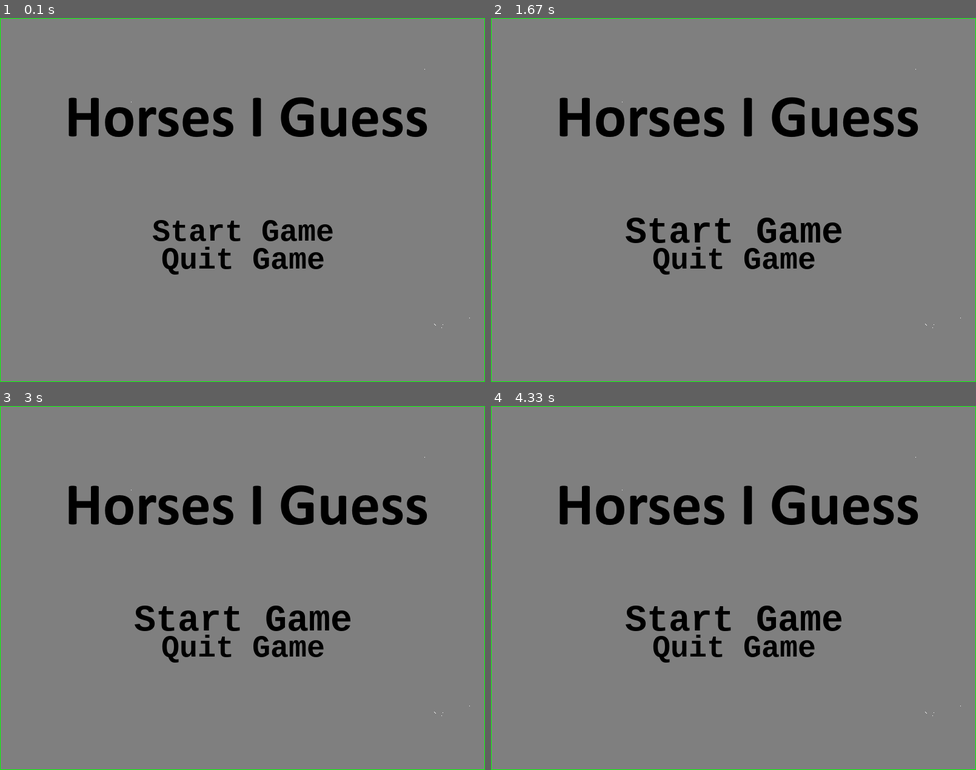
Above: before the commit, frames 1-4 (two rows, left to right).
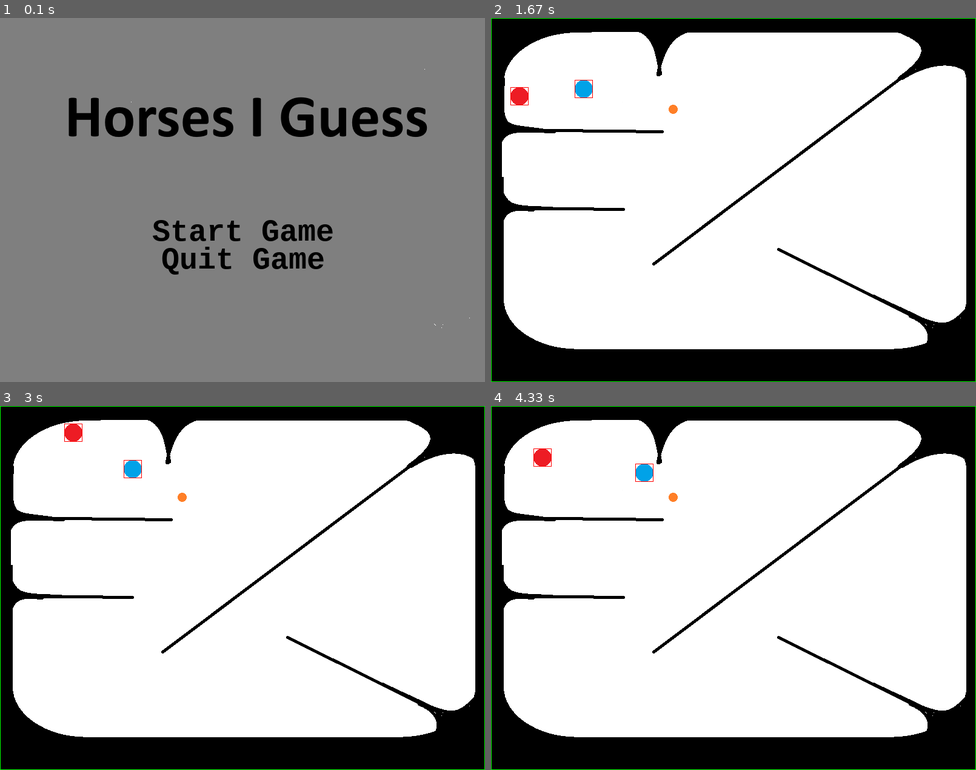
Above: after the commit, the same moments.

Repository: amabella-aguiluz/bellas-projects
Game: pygame game, started from python/pygame/hrt.py
The game is run twice, just before and just after one commit, with the same random seed, the same clock (stepped at 60 frames per second) and the same inputs.
Inputs (mouse positions are in pixels of both pictures, inside the frame that each line leads up to):
- Up to frame 1 (0.1 s): no input
- Up to frame 2 (1.67 s): click (733, 229) at 0.38 s
- Up to frame 3 (3 s): no input
- Up to frame 4 (4.33 s): no input

The runs differ from the first frame. In frame 1, 0.6% of the frame differs, in the area x 0-100%, y 0-100%; in frame 2, 99%; in frame 3, 99%; in frame 4, 99%.

Commit message:
working menu screen (start new game and quit game)

Diff:
--- a/python/pygame/hrt.py
+++ b/python/pygame/hrt.py
@@ -149,6 +149,19 @@
             if not self.check_other_collision(other):
                 break
 
+def goal_reach(horse, goal):
+    # Calculate offset between horse and goal
+    offset = (int(horse.rect.left - goal.rect.left), int(horse.rect.top - goal.rect.top))
+
+    # Check if horse's mask overlaps with goal's mask
+    collision = horse.h_mask.overlap(goal.g_mask, offset)
+
+    if collision:
+        print(f"{horse.name} reached the goal!")
+        return True
+
+    return False
+
 
 # -- create horses
 horses = [
@@ -218,34 +231,75 @@
 goal1 = Goal(300, 150, "assets/goal.png")
 
 
+
+
 # -- title screen
 def title(mouse_up):
     screen.blit(title_img, (0, 0))
 
-    startg.update(pygame.mouse.get_pos(), mouse_up)
+    ui_action = startg.update(pygame.mouse.get_pos(), mouse_up)
     startg.draw(screen)
 
-    quitg.update(pygame.mouse.get_pos(), mouse_up)
+    if ui_action is None:
+        ui_action = quitg.update(pygame.mouse.get_pos(), mouse_up)
     quitg.draw(screen)
 
     pygame.display.flip()
 
+    return ui_action
+
+
+def game():
+    while running:
+        for horse in horses:
+            horse.move(maze_rect, maze_mask)
+            goal_reach(horse, goal1)
+
+
+
+        screen.blit(maze_image, (0, 0))  # <-- draw maze map
+        for horse in horses:
+            horse.draw(screen)
+            pygame.draw.rect(screen, (255, 0, 0), horse.rect, 1)  # red box around horse
+            goal1.draw(screen) # <- draw goal
+
+
+        pygame.draw.rect(screen, (0, 255, 0), maze_rect, 1)  # green box around maze
+        pygame.display.flip()
+        clock.tick(60)
+
+def menu_loop():
+    while True:
+        mouse_up = False
+
+        for event in pygame.event.get():
+            if event.type == pygame.QUIT:
+                return GameState.QUIT
+            if event.type == pygame.MOUSEBUTTONUP and event.button == 1:
+                mouse_up = True
+
+        ui_action = title(mouse_up)
+
+            # If Start Game clicked
+        if ui_action == GameState.NEWGAME:
+            return GameState.NEWGAME
+
+            # If Quit clicked
+        if ui_action == GameState.QUIT:
+            return GameState.QUIT
 
 # -- main loop
 while running:
+    state = menu_loop()
+    if state == GameState.NEWGAME:
+        game()
+    elif state == GameState.QUIT:
+        running = False
     clock.tick(60)
     mouse_up = False
-
     for event in pygame.event.get():
         if event.type == pygame.MOUSEBUTTONUP and event.button == 1:
             mouse_up = True
 
-    ui_action = quitg.update(pygame.mouse.get_pos(), mouse_up)
-    if ui_action is not None:
-        break
-
-    quitg.draw(screen)
-    title(mouse_up)
-
     pygame.draw.rect(screen, (0, 255, 0), maze_rect, 1)
     pygame.display.flip()
